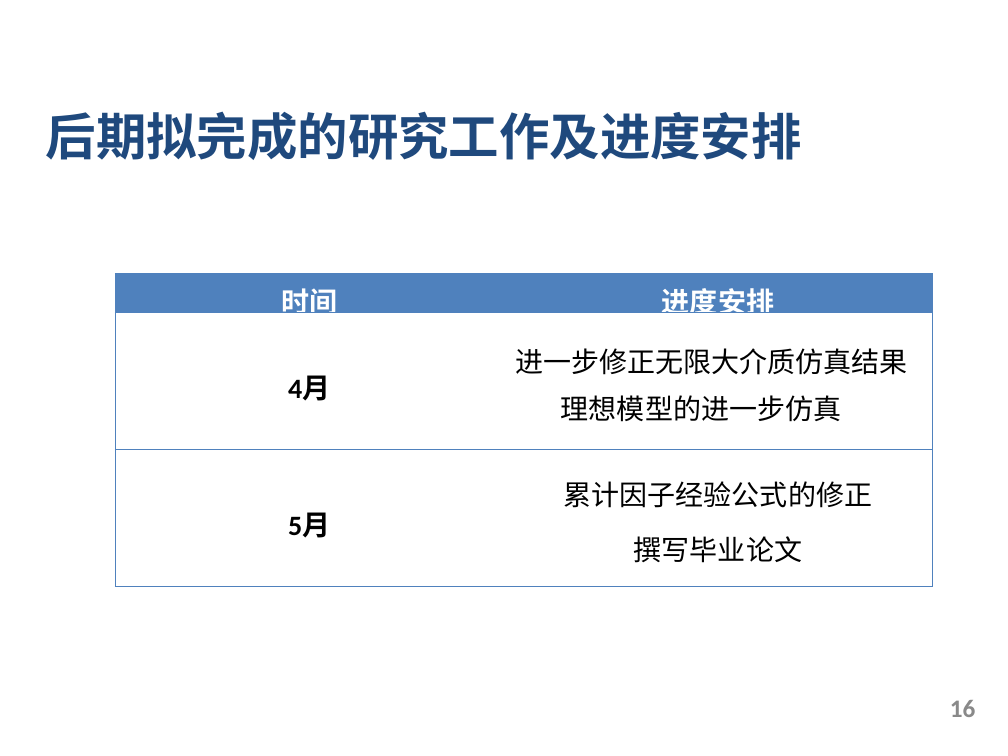
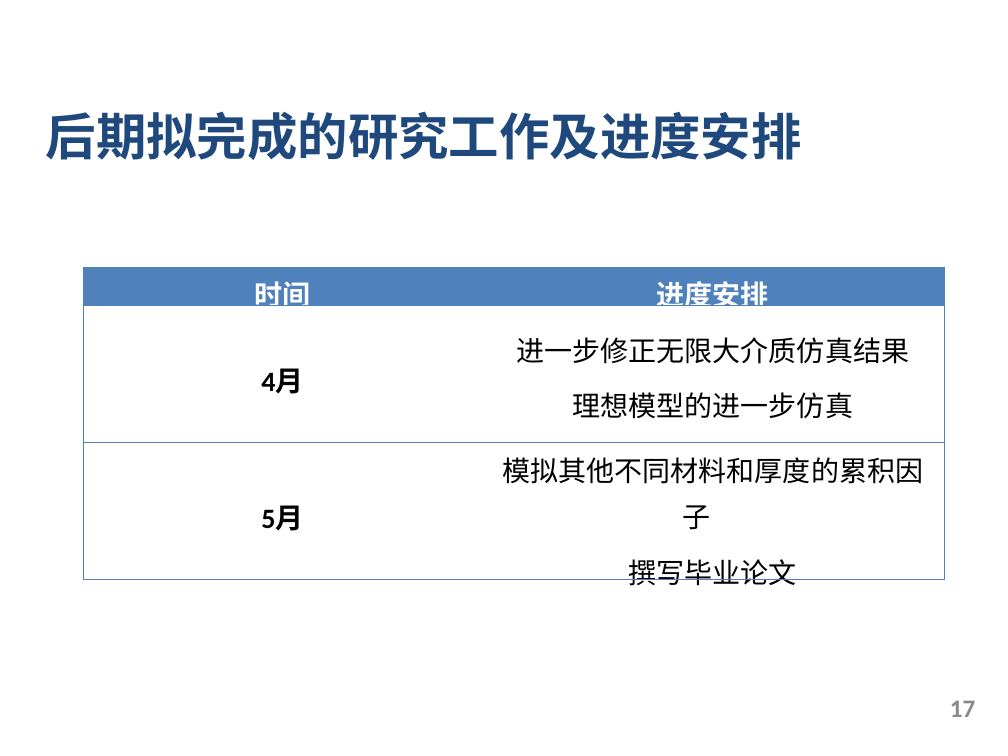
Before and after one commit to Apricot1024/GraduationProject, a slide deck: slide 17 of 2.中期/中期.pptx (slide 16 before the commit). Drawn at 1008x756 pixels with LibreOffice and Linux fonts; fonts in the diff are those of the drawing; background and template pictures are left out. Boxes give left, top, right and bottom in pixels: in the first picture for what was removed or moved away, otherwise in the second. Text is boxed around its words. In the diff, an @@ line names an element or a change of style, - is before the commit and + after.

```diff
--- a/2.中期/中期.pptx
+++ b/2.中期/中期.pptx
@@ table at <box>84,267,946,590</box> @@
-row 2, column 2: 进一步修正无限大介质仿真结果 理想模型的进一步仿真
+row 2, column 2: 进一步修正无限大介质仿真结果 / 理想模型的进一步仿真
-row 3, column 2: 累计因子经验公式的修正 / 撰写毕业论文
+row 3, column 2: 模拟其他不同材料和厚度的累积因子 / 撰写毕业论文
@@ table: place and size @@
-table at <box>115,273,932,586</box>
+table at <box>84,267,946,590</box>
@@ page number at <box>950,700,976,717</box>: text changed @@
-16
+17
```
Also in this commit, not shown: 11 other slides changed, 1 slide added, 16 other files.
